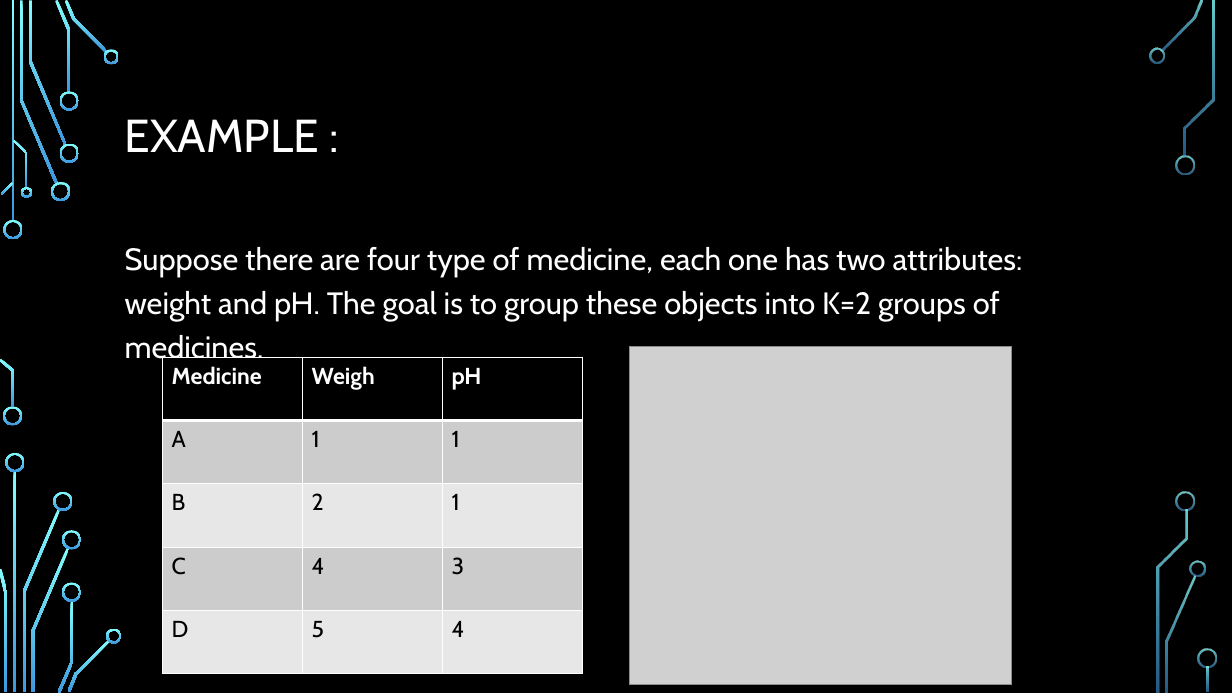
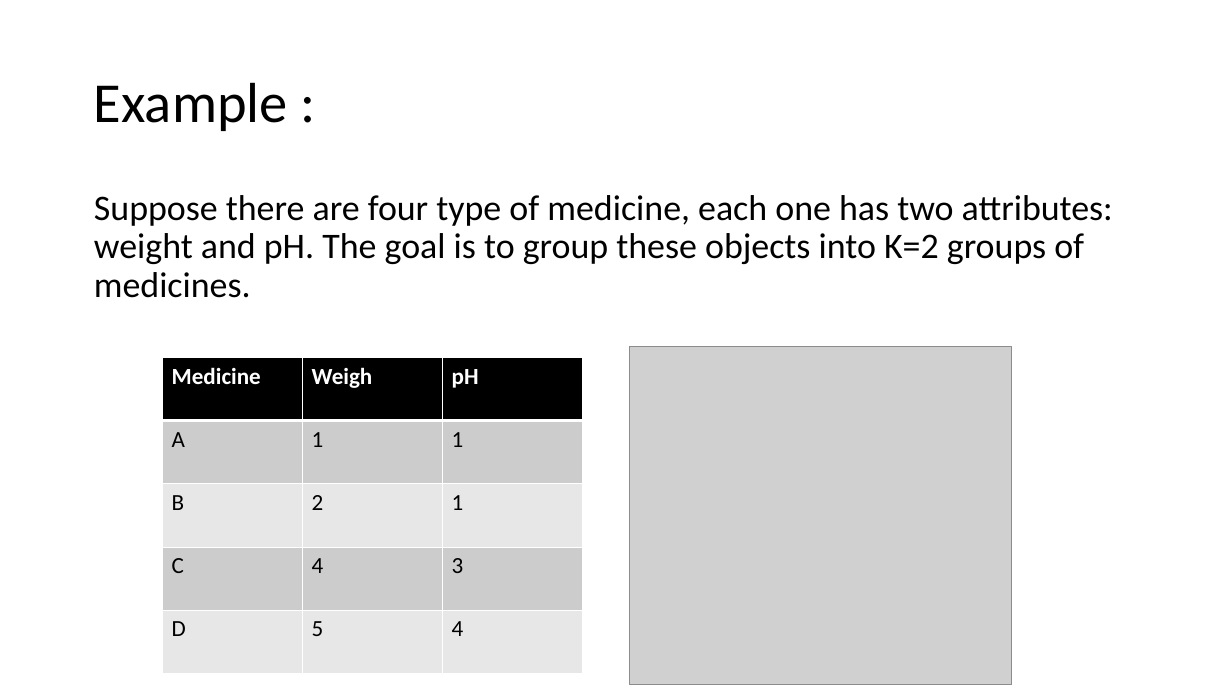
Before and after one commit to liotahuf/project_k_means, a slide deck: slide 8 of Midle presentation.pptx. Drawn at 1232x693 pixels with LibreOffice and Linux fonts; fonts in the diff are those of the drawing; grey boxes stand for pictures; background and template pictures are left out. Boxes give left, top, right and bottom in pixels: in the first picture for what was removed or moved away, otherwise in the second. Text is boxed around its words. In the diff, an @@ line names an element or a change of style, - is before the commit and + after.

```diff
--- a/Midle presentation.pptx
+++ b/Midle presentation.pptx
@@ background picture (left out) to #FFFFFF @@
@@ title at [94,82,288,131]: text changed; size 36 to 44 pt; font Cabin to Calibri; text colour #FFFFFF to #000000 @@
-EXAMPLE :
+Example :
@@ text "Suppose there are four type ...": place and size @@
-text "Suppose there are four type ..." at [125,247,1023,365]
+text "Suppose there are four type ..." at [94,195,1113,298]
@@ text "Suppose there are four type ..." at [94,195,1113,298]: size 24 to 28 pt, font Cabin to Calibri, text colour #FFFFFF to #000000; line spacing 1.2 to 0.9 @@
@@ table at [163,358,584,674] @@
@@ font Cabin to Calibri @@
@@ group removed at [0,0,1217,693]: 33 freeform shapes, 3 rectangles @@
```
Also in this commit, not shown: 47 other slides changed, 2 other files.
